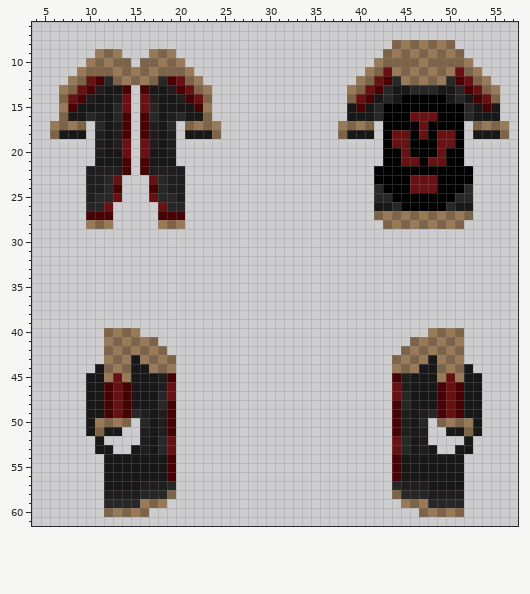
One commit to this pixel-art sprite: Resources/Textures/_Umbra/Clothing/OuterClothing/WinterCoats/arduscoat.rsi/equipped-OUTERCLOTHING.png. Above is the file before it was changed.
The file is 64x64 pixels. Colours within 5 levels of each other are drawn and written as one. Shown: x 4..57, y 6..61.
The result:
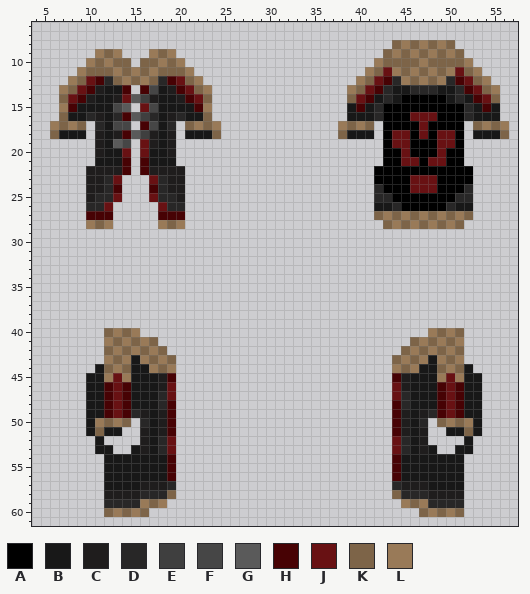
Palette (. is transparent): A #000000  B #181818  C #1f1d1d  D #282727  E #3f3f3f  F #464646  G #5a5a5a  H #470204  J #681113  K #7d6448  L #997a58
Diff:
@@ x 11..19 @@
 12 HDKLKLKDH
-13 CBBH.HBBC
-14 BBCJ.JCBB
-15 BBDJ.JDBB
-16 CBDH.HDBC
-17 DBCH.HCBD
-18 CBCH.HCBC
-19 CBCJ.JCBC
+13 CBBH.HFBC
+14 BBCJGECBB
+15 BBFG.JFBB
+16 CBDHGEDBC
+17 DBFF.HFBD
+18 CBCHGECBC
+19 CBGF.JCBC
 20 CBBJ.JBBC
Boxes around the changes in both pictures, in picture pixels (x1, y1, x2, y2):
changed: (113, 85, 158, 148)
